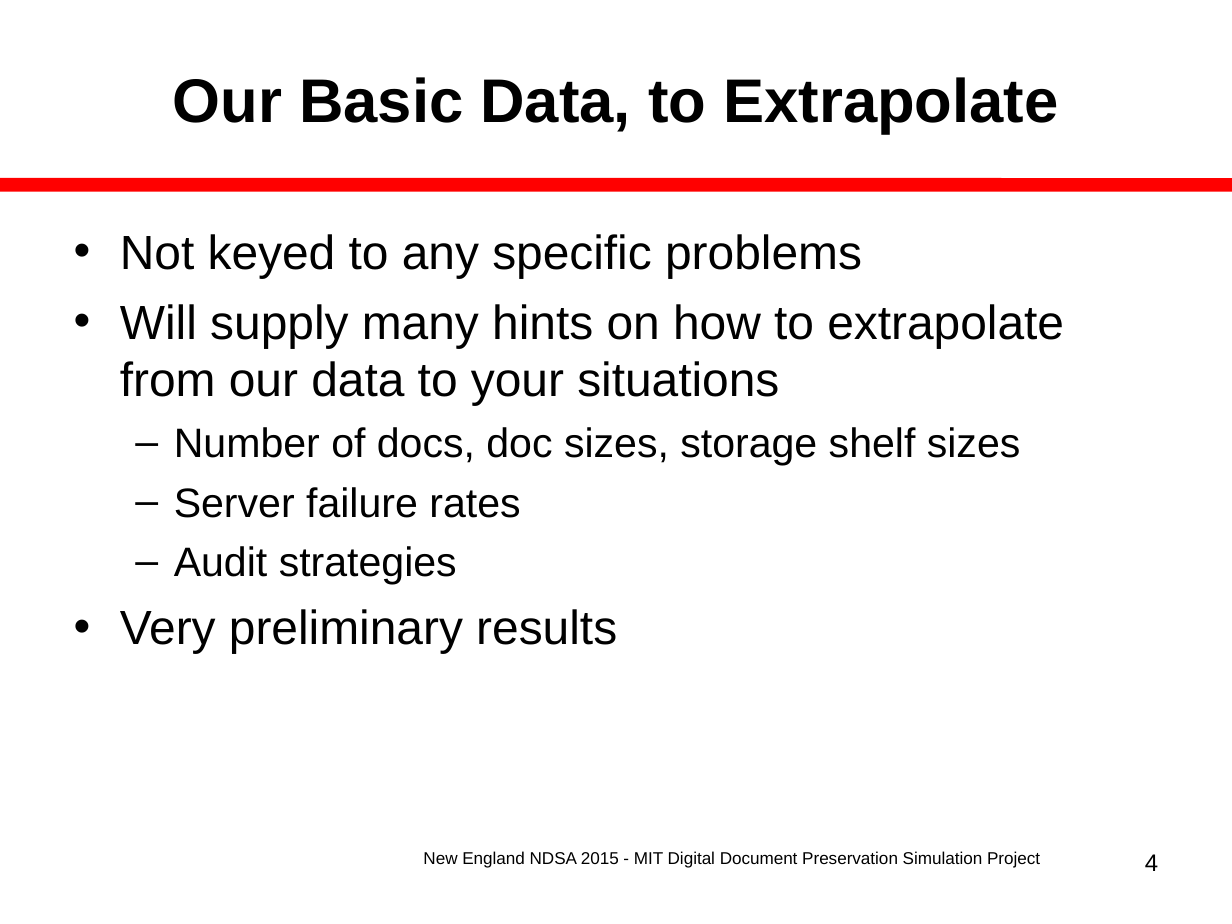
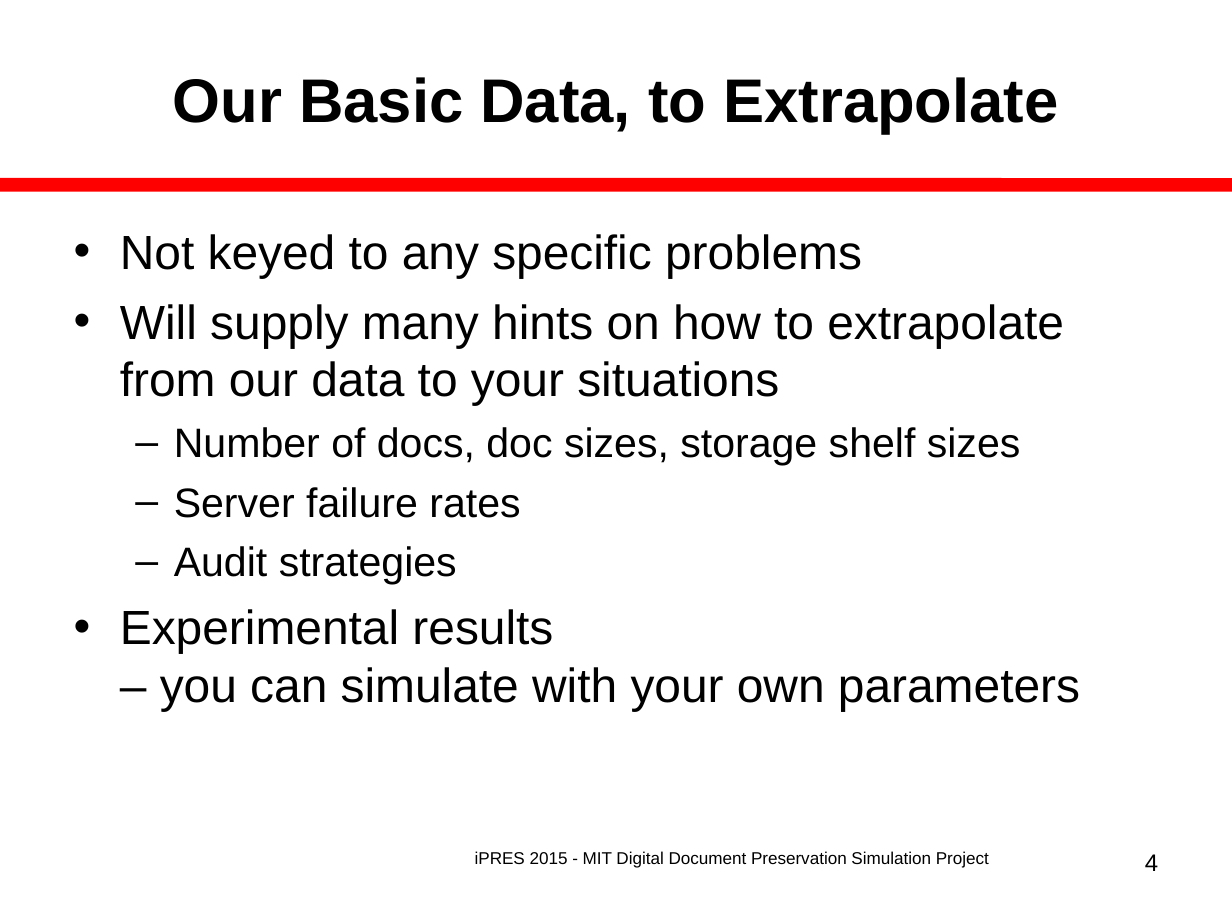
Before and after one commit to MIT-Informatics/PreservationSimulation, a slide deck: slide 4 of shelf/docs/Slides_iPres2015Nov.ppt. Drawn at 1232x924 pixels with LibreOffice and Linux fonts; fonts in the diff are those of the drawing. Boxes give left, top, right and bottom in pixels: in the first picture for what was removed or moved away, otherwise in the second. Text is boxed around its words. In the diff, an @@ line names an element or a change of style, - is before the commit and + after.

```diff
--- a/shelf/docs/Slides_iPres2015Nov.ppt
+++ b/shelf/docs/Slides_iPres2015Nov.ppt
@@ text at (x1=120, y1=609, x2=1080, y2=711): text changed @@
-• Very preliminary results
+• Experimental results
+  – you can simulate with your own parameters
@@ text at (x1=475, y1=851, x2=989, y2=868): text changed @@
-New England NDSA 2015 - MIT Digital Document Preservation Simulation Project
+iPRES 2015 - MIT Digital Document Preservation Simulation Project
```
Also in this commit, not shown: 26 other slides changed, 7 slides added, 10 other files.
